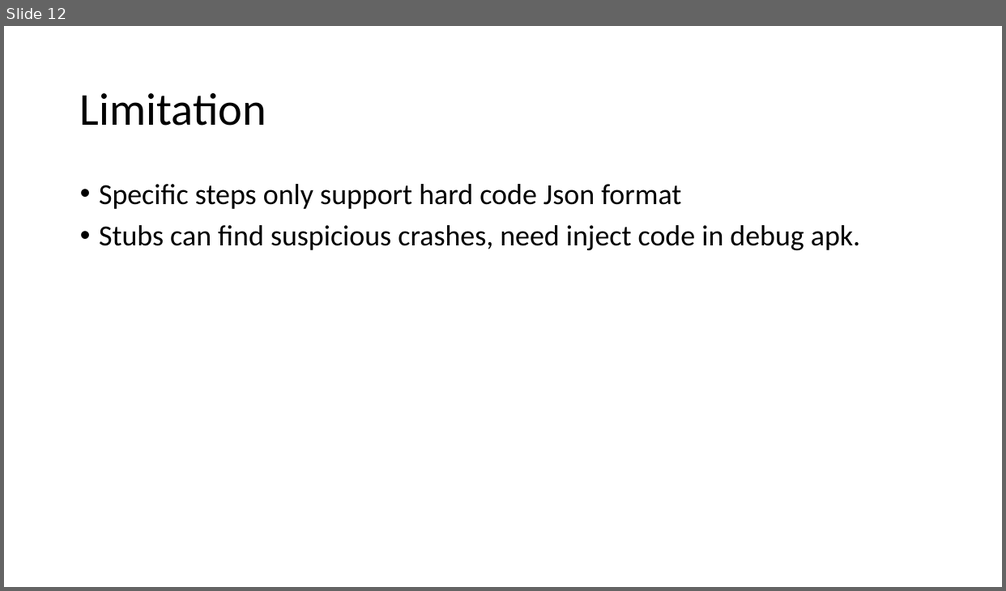
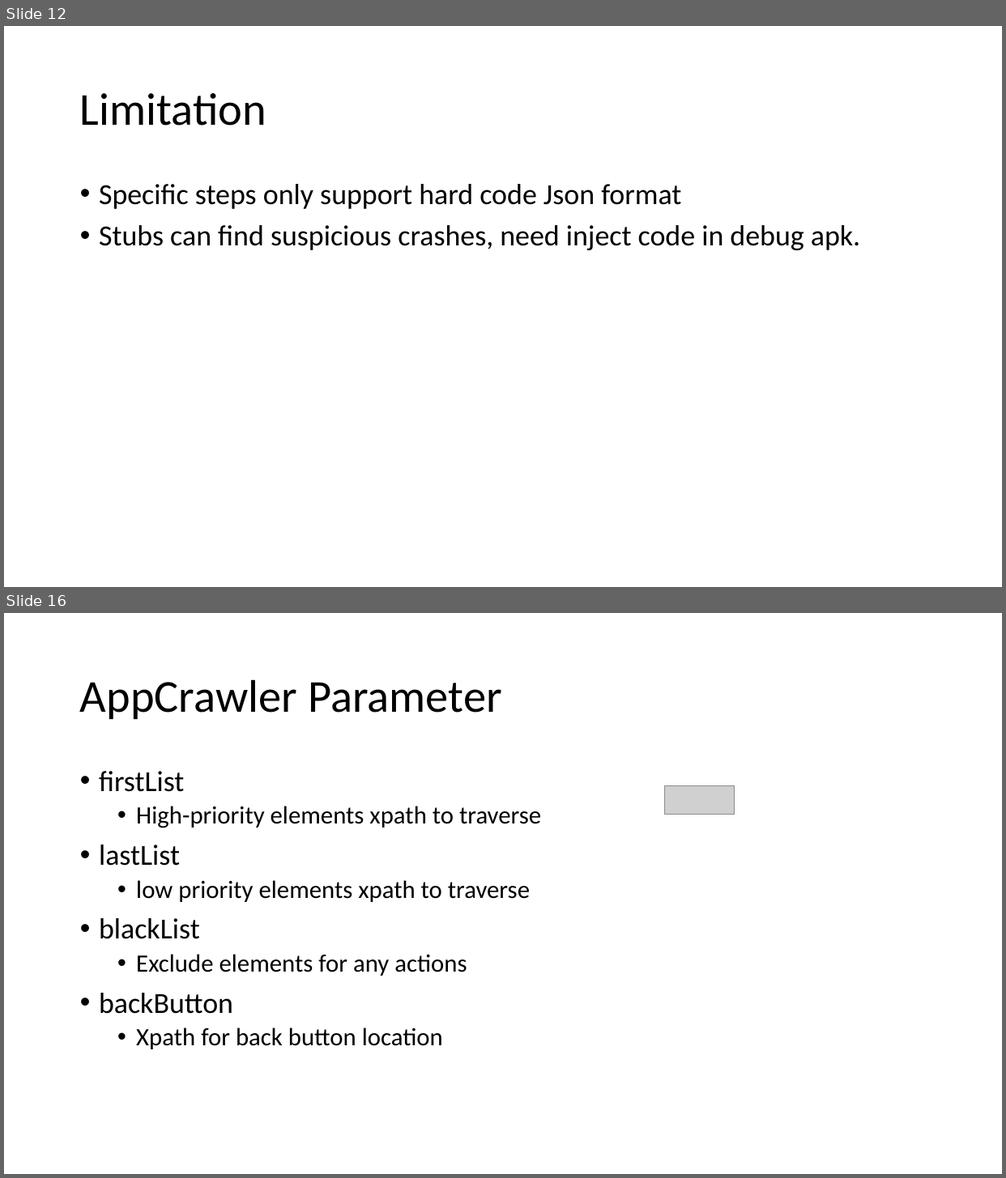
Before and after one commit to RexSong/TrainingVideo, a slide deck: monkey/aos/MonkeyTesting.pptx. Shown one above the other, each under a label of ours: slide 12 before the commit, slides 12 and 16 after it; the slides between them are not shown. The pictures are 1006x591 and 1006x1178 pixels, drawn with LibreOffice and Linux fonts; fonts in the diff are those of the drawing; grey boxes stand for pictures. Boxes give left, top, right and bottom in pixels: in the first picture for what was removed or moved away, otherwise in the second. Text is boxed around its words. In the diff, an @@ line names an element or a change of style, - is before the commit and + after.

```diff
--- a/monkey/aos/MonkeyTesting.pptx
+++ b/monkey/aos/MonkeyTesting.pptx
@@ slide 16 added at box(4, 613, 1002, 1174), background #FFFFFF @@
@@ title added at box(80, 679, 502, 719), 44 pt, text #000000 @@
+AppCrawler Parameter
@@ text added at box(99, 771, 541, 1050), 24 pt, text #000000 @@
+• firstList
+  • High-priority elements xpath to traverse
+• lastList
+  • low priority elements xpath to traverse
+• blackList
+  • Exclude elements for any actions
+• backButton
+  • Xpath for back button location
@@ picture added at box(664, 786, 735, 815) @@
```
Also in this commit, not shown: 6 other slides added, 2 other files.
